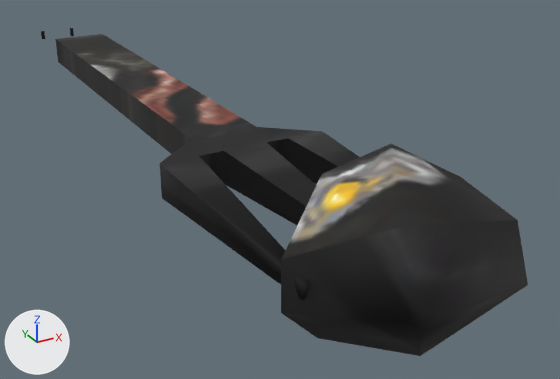
What one commit did to the glTF model public/assets/models/Fork.glb.
Both versions are drawn from a camera (50 mm lens) standing at (-0.067, -0.226, 0.063) and looking at (0.023, -0.062, -0.019). Lighting does not change. The marker at lower left points along +X, +Y and +Z. The first picture is the older version.
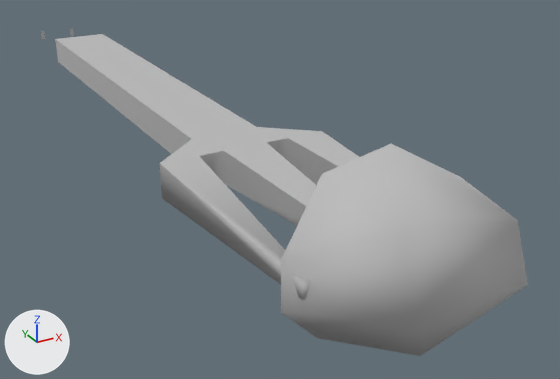
Edits to the scene script, one JSON object a line:
```json
{"op": "remove", "block": "mat_fooditems", "code": "mat_fooditems.texture = img_image_0"}
{"op": "add", "block": "mat_fooditems", "code": "mat_fooditems.base_color = (0.5, 0.5, 0.5)  # grey #bcbcbc"}
```

Pixel boxes (x1, y1, x2, y2) of what changed, in the pictures (560 x 379 px):
```json
{"object": "Mesh_0", "change": "surface changed", "before": [41, 28, 528, 356], "after": [41, 28, 528, 356], "on screen": "black to grey"}
```
